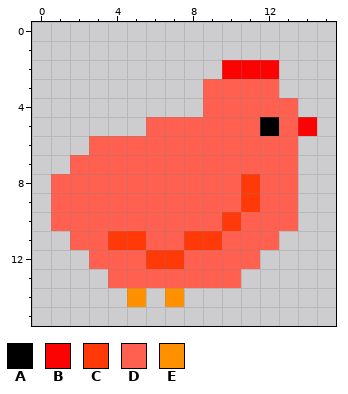
Pixel-art sprite -- Assets/Sprites/PNG/chicken_red_1.png. That is the earlier state.
The file is 16x16 pixels.
Palette (. is transparent): A #000000  B #fc0303  C #ff3907  D #ff604f  E #ff9000
Pixels before, first column x 1:
 2 .........BBB..
 3 ........DDDD..
 4 ........DDDDD.
 5 .....DDDDDDADB
 6 ..DDDDDDDDDDD.
 7 .DDDDDDDDDDDD.
 8 DDDDDDDDDDCDD.
 9 DDDDDDDDDDCDD.
10 DDDDDDDDDCDDD.
11 .DDCCDDCCDDD..
12 ..DDDCCDDDD...
13 ...DDDDDDD....
14 ....E.E.......
After:
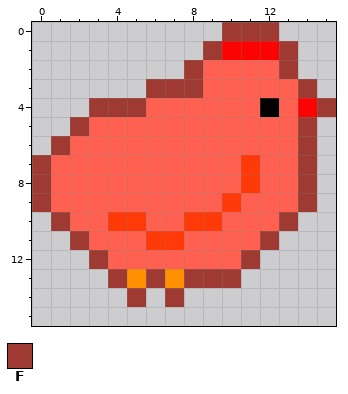
Colours new in this view: F #9e3a31
The author wrote: upgrade chicken + perso
Change:
y 0: x 10..12 ... -> FFF
y 1: x 9..13 ..... -> FBBBF
y 2: x 8..13 ..BBB. -> FDDDDF
y 3: x 6..8 ... -> FFF; x 13..14 .. -> DF
y 4: x 3..8 ...... -> FFFDDD; x 12 D -> A; x 14..15 .. -> BF
y 5: x 2..5 .... -> FDDD; x 12 A -> D; x 14 B -> F
y 6: x 1..2 .. -> FD; x 14 . -> F
y 7: x 0..1 .. -> FD; x 11 D -> C; x 14 . -> F
y 8: x 0 . -> F; x 14 . -> F
y 9: x 0 . -> F; x 10..11 DC -> CD; x 14 . -> F
y 10: x 1 D -> F; x 4..5 DD -> CC; x 8..10 DDC -> CCD; x 13 D -> F
y 11: x 2 D -> F; x 4..9 CCDDCC -> DDCCDD; x 12 D -> F
y 12: x 3 D -> F; x 6..7 CC -> DD; x 11 D -> F
y 13: x 4..10 DDDDDDD -> FEFEFFF
y 14: x 5 E -> F; x 7 E -> F
Where, in picture pixels (left, top, right, bottom), the same in both pictures:
changed: (32, 22, 336, 307)
